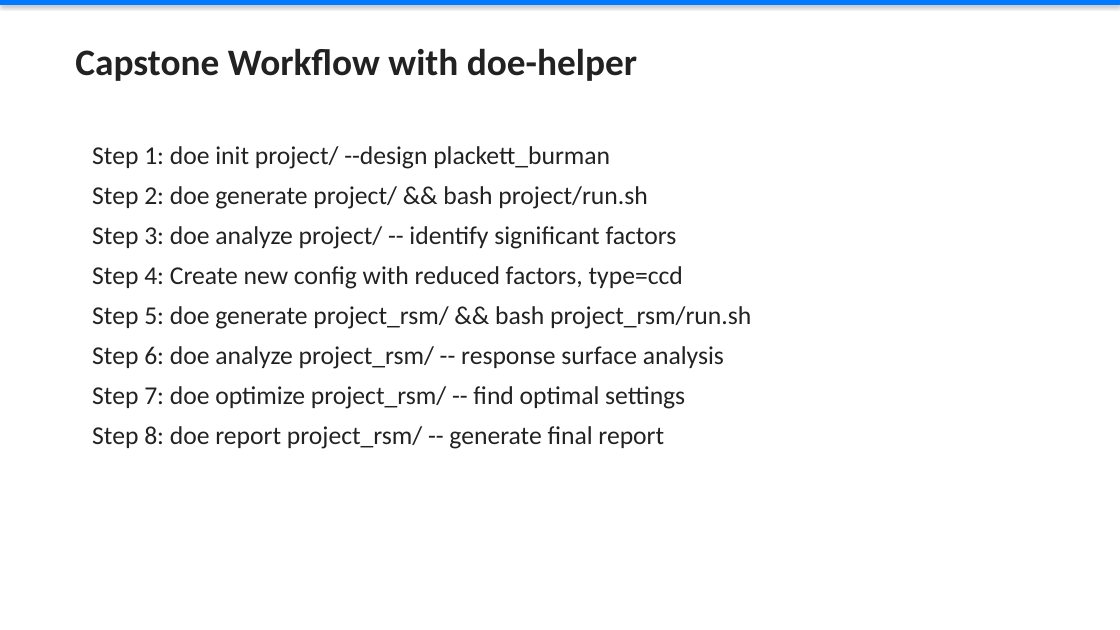
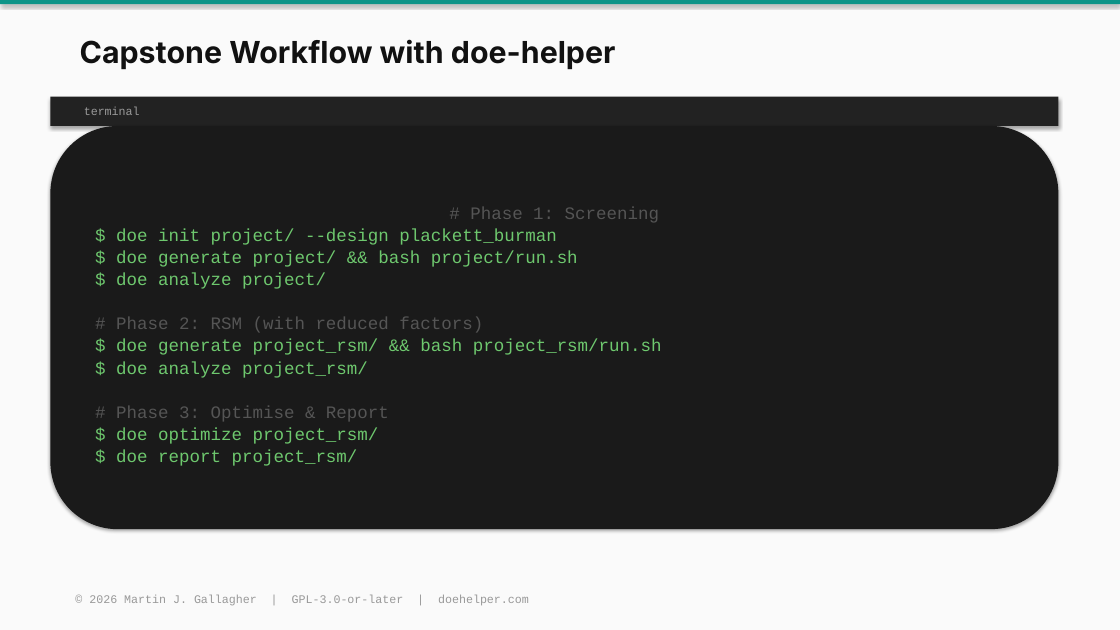
Before and after one commit to MartinGallagher-code/design_of_experiments, a slide deck: slide 7 of training/slides/Module_08_Capstone.pptx (slide 8 before the commit). Drawn at 1120x630 pixels with LibreOffice and Linux fonts; fonts in the diff are those of the drawing. Boxes give left, top, right and bottom in pixels: in the first picture for what was removed or moved away, otherwise in the second. Text is boxed around its words. In the diff, an @@ line names an element or a change of style, - is before the commit and + after.

```diff
--- a/training/slides/Module_08_Capstone.pptx
+++ b/training/slides/Module_08_Capstone.pptx
@@ background #FFFFFF to #FAFAFA @@
@@ rectangle at [0, 0, 1120, 4]: fill #007BFF to #0D9488 @@
@@ text "Capstone Workflow with doe-helper" at [80, 39, 616, 70]: size 32 to 26 pt, font Calibri to Inter, text colour #222222 to #111111 @@
@@ rectangle added at [50, 97, 1059, 126], fill #222222 @@
@@ text added at [84, 107, 140, 115], 10 pt, text #999999 @@
+terminal
@@ rounded rectangle "# Phase 1: Screening": place and size @@
-rounded rectangle "# Phase 1: Screening" at [92, 146, 751, 449]
+rounded rectangle "# Phase 1: Screening" at [50, 126, 1059, 529]
@@ rounded rectangle "# Phase 1: Screening" at [50, 126, 1059, 529]: vertical alignment top to middle; fill none to #1A1A1A; shadow on @@
@@ text in rounded rectangle at [116, 207, 662, 466]: text changed; size 22 to 15 pt; font Calibri to Courier New; text colour #222222 to #6EC86E @@
-Step 1: doe init project/ --design plackett_burman
-Step 2: doe generate project/ && bash project/run.sh
-Step 3: doe analyze project/ -- identify significant factors
-Step 4: Create new config with reduced factors, type=ccd
-Step 5: doe generate project_rsm/ && bash project_rsm/run.sh
-Step 6: doe analyze project_rsm/ -- response surface analysis
-Step 7: doe optimize project_rsm/ -- find optimal settings
-Step 8: doe report project_rsm/ -- generate final report
+# Phase 1: Screening
+$ doe init project/ --design plackett_burman
+$ doe generate project/ && bash project/run.sh
+$ doe analyze project/
+# Phase 2: RSM (with reduced factors)
+$ doe generate project_rsm/ && bash project_rsm/run.sh
+$ doe analyze project_rsm/
+# Phase 3: Optimise & Report
+$ doe optimize project_rsm/
+$ doe report project_rsm/
@@ text added at [89, 595, 529, 605], 10 pt, text #999999 @@
+© 2026 Martin J. Gallagher | GPL-3.0-or-later | doehelper.com
```
Also in this commit, not shown: 9 other slides changed, 2 slides added, 3 slides removed, 8 other files.
